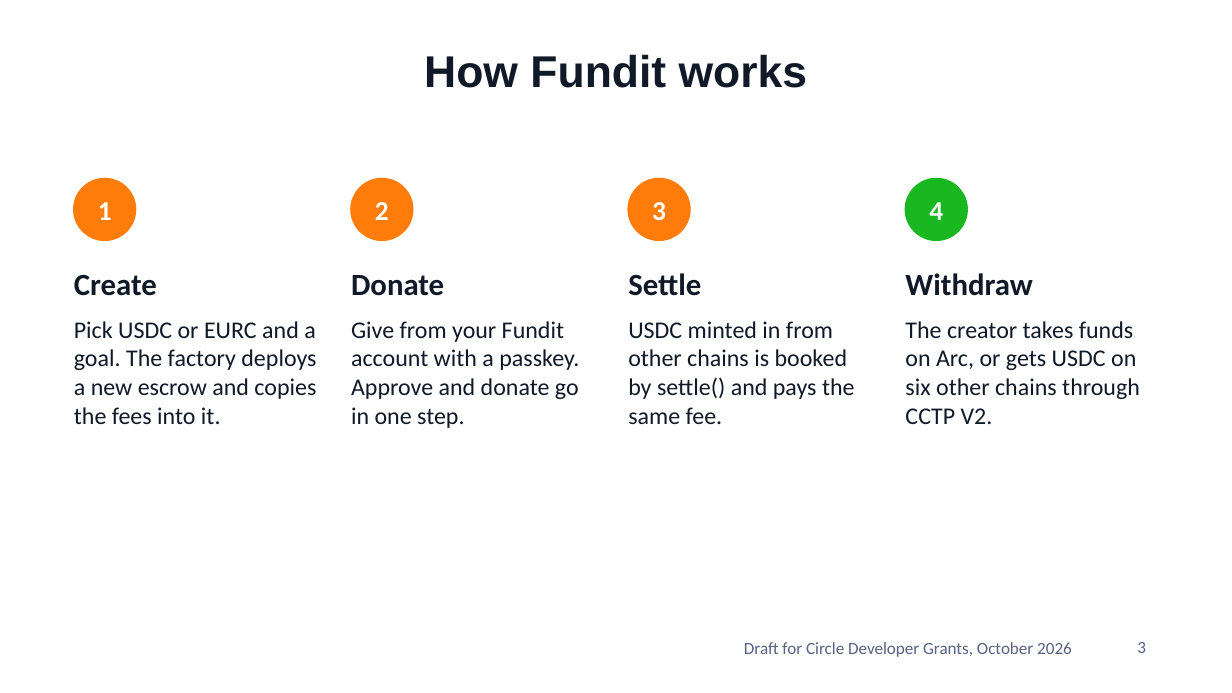
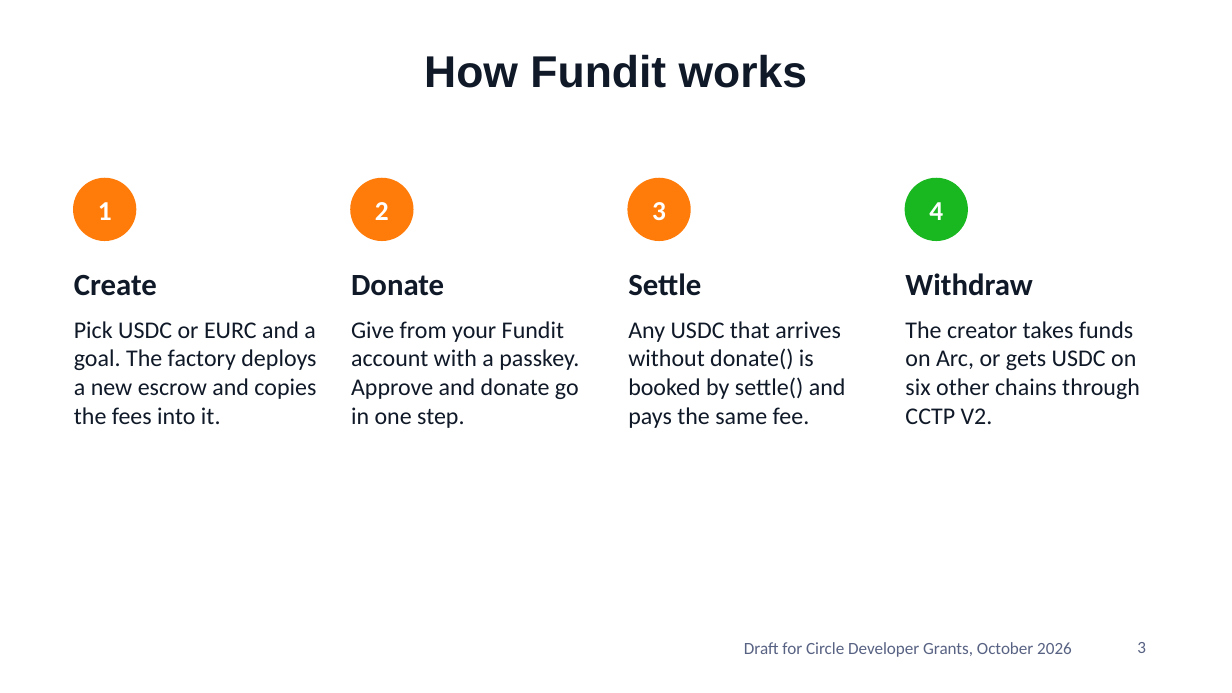
Before and after one commit to xanderslabs/Fundit, a slide deck: slide 3 of docs/fundit-pitch-deck.pptx. Drawn at 1232x693 pixels with LibreOffice and Linux fonts; fonts in the diff are those of the drawing; background and template pictures are left out. Boxes give left, top, right and bottom in pixels: in the first picture for what was removed or moved away, otherwise in the second. Text is boxed around its words. In the diff, an @@ line names an element or a change of style, - is before the commit and + after.

```diff
--- a/docs/fundit-pitch-deck.pptx
+++ b/docs/fundit-pitch-deck.pptx
@@ text at [628, 321, 846, 428]: text changed @@
-USDC minted in from other chains is booked by settle() and pays the same fee.
+Any USDC that arrives without donate() is booked by settle() and pays the same fee.
```
Also in this commit, not shown: 3 other slides changed, 5 other files.
